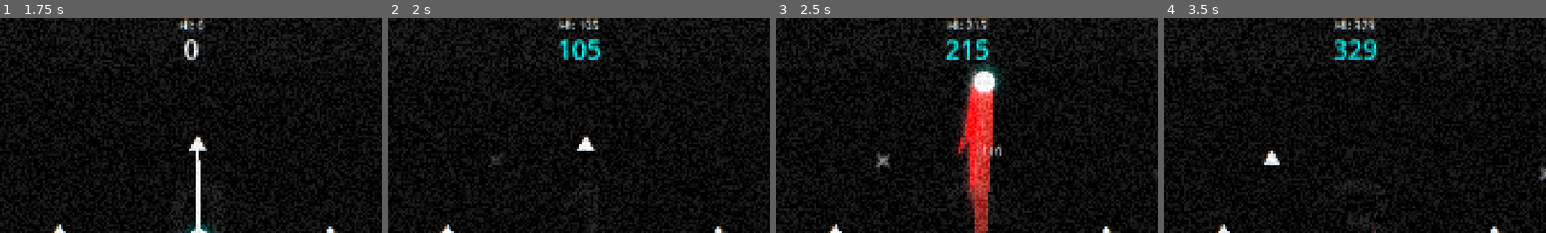
Above: before the commit, frames 1-4 (left to right).
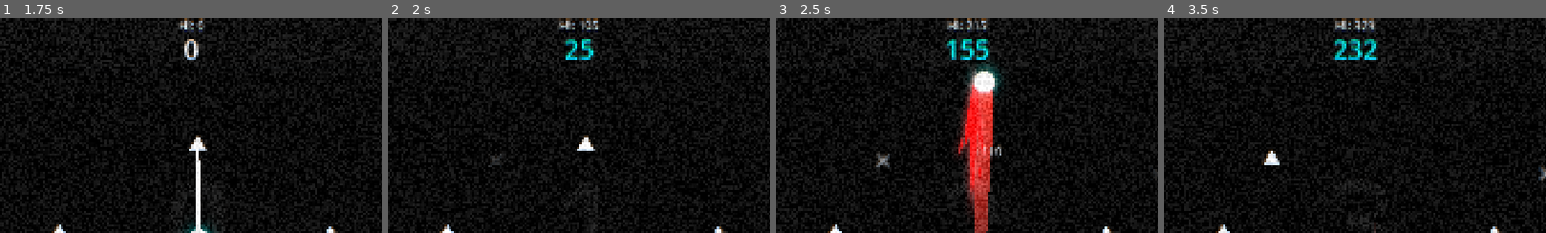
Above: after the commit, the same moments.

Repository: Yumei1010/Ball
Game: Godot game, scene res://Scene/Main.tscn.tscn
Two runs of this game, one before a commit and one after it. Both use one fixed random seed, a clock stepped at 60 frames per second and the inputs below.
Inputs (mouse positions are % of the whole screen's width and height, from its top left):
- Up to frame 1 (1.75 s): move the mouse to (72, 45) at 0.52 s; hold Right (ui_right) 0.53-1.25 s; click (72, 45) at 0.67 s; drag from (30, 55) to (51, 30) at 1.27 s
- Up to frame 2 (2 s): no input
- Up to frame 3 (2.5 s): move the mouse to (60, 28) at 2.02 s; hold Right (ui_right) from 2.03 s (still down)
- Up to frame 4 (3.5 s): release Right (ui_right) at 2.75 s; drag from (45, 70) to (33, 50) at 2.77 s
The pictures show only the part of the screen within x 25-75%, y 0-50%; the shares and areas given below are measured in that part.

Frame 1 is identical in both runs. In frame 2, 0.9% of the frame differs, in the area x 44-56%, y 9-20%; in frame 3, 0.5%; in frame 4, 0.5%.

Commit message:
feat(UI): 添加分数滚动效果
Co-Authored-By: Claude Opus 4.7 <noreply@anthropic.com>

Diff:
--- a/Script/UI/game_ui.gd
+++ b/Script/UI/game_ui.gd
@@ -14,6 +14,7 @@
 @onready var game_timer_label: Label = $GameTimerLabel
 
 var is_high_score_broken: bool = false
+var displayed_score: float = 0.0
 
 
 func _ready():
@@ -23,22 +24,33 @@
 
 
 
+func _process(delta: float) -> void:
+	# --- 【新增】在每一帧，都用 displayed_score 的整数部分来更新文本 ---
+	score_label.text = str(int(displayed_score))
+
+
+
 func on_score_updated(new_score: int):
-	# 1. 更新当前分数的显示
-	score_label.text = str(new_score)
+	# 1. 创建一个 Tween 动画控制器
+	var tween = create_tween()
+	# 使用一个“缓出”曲线，让数字滚动在结束时有一个漂亮的减速效果
+	tween.set_ease(Tween.EASE_OUT).set_trans(Tween.TRANS_CUBIC)
 
-	# 2. 获取最新的历史最高分
+	# 2. 【核心】编排动画：
+	#    让本脚本(self)的 "displayed_score" 属性，
+	#    在 0.5 秒内（可调），从它当前的值，平滑地变化到新的目标分数 new_score
+	tween.tween_property(self, "displayed_score", float(new_score), 0.5)
+
+	# 3. 获取最新的历史最高分，并更新显示 (这部分逻辑保持不变)
 	var current_high_score = DataManager.high_score
-
-	# 3. 更新历史最高分的显示
 	high_score_label.text = "HI: " + str(current_high_score)
 
-	# 4. 根据当前分数和历史最高分的关系，来决定颜色
+	# 4. 根据【最终分数】来决定颜色 (而不是中间值)
 	if new_score >= current_high_score:
-		# 如果当前分数已经达到或超过最高分，就用青色
 		score_label.add_theme_color_override("font_color", Color("00ffff")) # 青色
 	else:
-		# 否则，用红色
+		# 如果新的一局开始，分数低于最高分，需要把颜色恢复成红色
+		# 我们需要确保在游戏重启时，颜色能被重置
 		score_label.add_theme_color_override("font_color", Color("ff3b30")) # 红色
 
 
@@ -69,6 +81,7 @@
 	speed_label.text = "Speed: " + str(final_speed_int)  # 3. 更新 Label 的文本
 
 
+
 # 一个函数，用来接收一个总能量值 (0-300)，并更新所有能量条
 func update_energy_display(total_energy: float):
 	# 将总能量分配到三个能量条上
@@ -77,9 +90,11 @@
 	energy_bar_3.value = clamp(total_energy - 200, 0, 100)
 
 
+
 # --- 新增：接收连击更新的函数 ---
 func on_combo_updated(combo_count: int):
 	combo_label.text = str(combo_count)
+
 
 
 # --- 新增：接收连击中断的函数 ---
